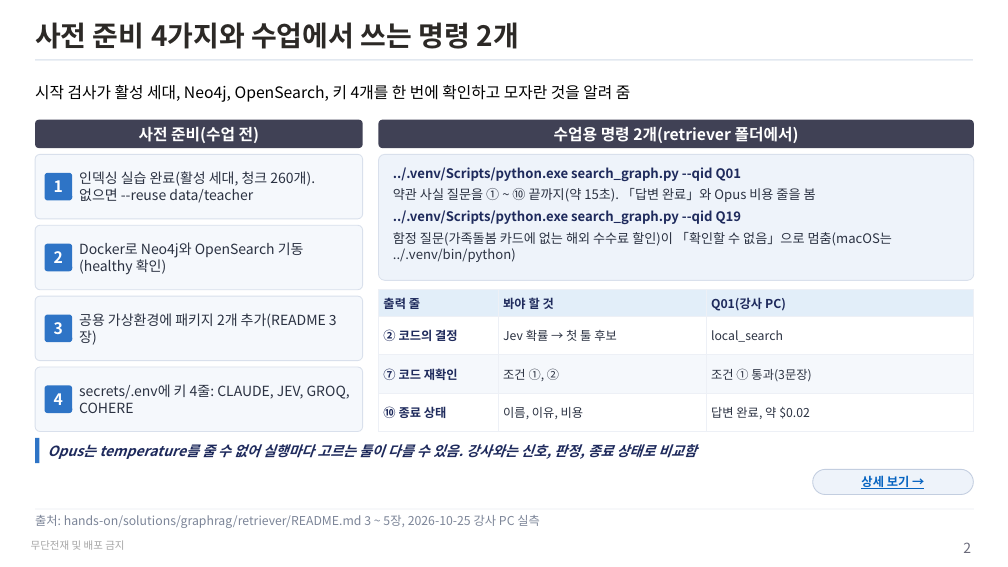
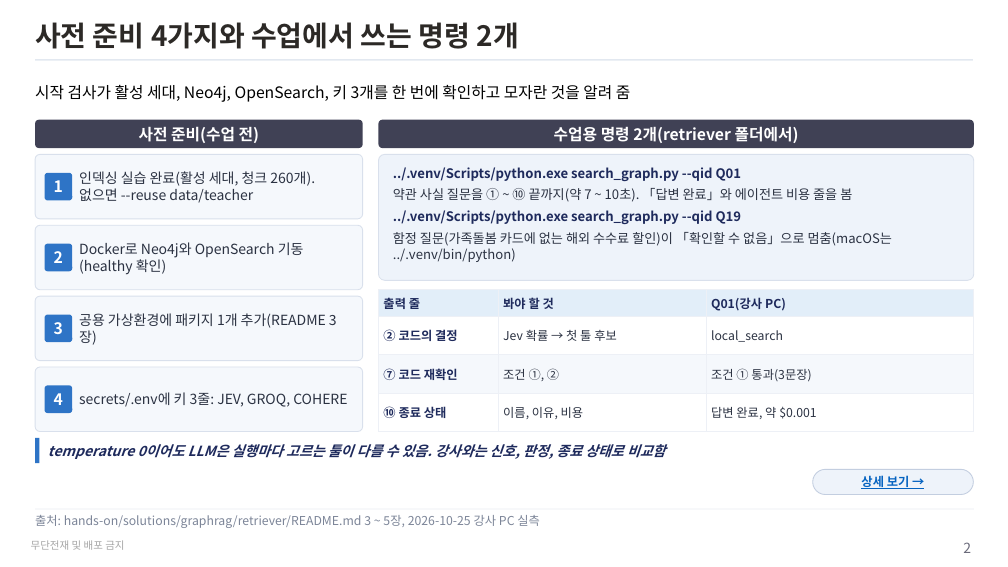
Before and after one commit to unicorn-campus/hybrid-ai, a slide deck: slide 2 of teacher/plan/graphrag-search-실습가이드.pptx. Drawn at 1008x567 pixels with LibreOffice and Linux fonts; fonts in the diff are those of the drawing. Boxes give left, top, right and bottom in pixels: in the first picture for what was removed or moved away, otherwise in the second. Text is boxed around its words. In the diff, an @@ line names an element or a change of style, - is before the commit and + after.

```diff
--- a/teacher/plan/graphrag-search-실습가이드.pptx
+++ b/teacher/plan/graphrag-search-실습가이드.pptx
@@ text at (35,85,630,102): text changed @@
-시작 검사가 활성 세대, Neo4j, OpenSearch, 키 4개를 한 번에 확인하고 모자란 것을 알려 줌
+시작 검사가 활성 세대, Neo4j, OpenSearch, 키 3개를 한 번에 확인하고 모자란 것을 알려 줌
@@ text in rounded rectangle at (393,188,852,202): text changed @@
-약관 사실 질문을 ① ~ ⑩ 끝까지(약 15초). 「답변 완료」와 Opus 비용 줄을 봄
+약관 사실 질문을 ① ~ ⑩ 끝까지(약 7 ~ 10초). 「답변 완료」와 에이전트 비용 줄을 봄
@@ table at (379,290,974,423) @@
-row 4, column 3: 답변 완료, 약 $0.02
+row 4, column 3: 답변 완료, 약 $0.001
@@ text at (79,313,326,328): text changed @@
-공용 가상환경에 패키지 2개 추가(README 3장)
+공용 가상환경에 패키지 1개 추가(README 3장)
@@ text at (79,392,347,407): text changed @@
-secrets/.env에 키 4줄: CLAUDE, JEV, GROQ, COHERE
+secrets/.env에 키 3줄: JEV, GROQ, COHERE
@@ text at (48,444,666,459): text changed @@
-Opus는 temperature를 줄 수 없어 실행마다 고르는 툴이 다를 수 있음. 강사와는 신호, 판정, 종료 상태로 비교함
+temperature 0이어도 LLM은 실행마다 고르는 툴이 다를 수 있음. 강사와는 신호, 판정, 종료 상태로 비교함
```
Also in this commit, not shown: 3 other slides changed, 11 other files.
